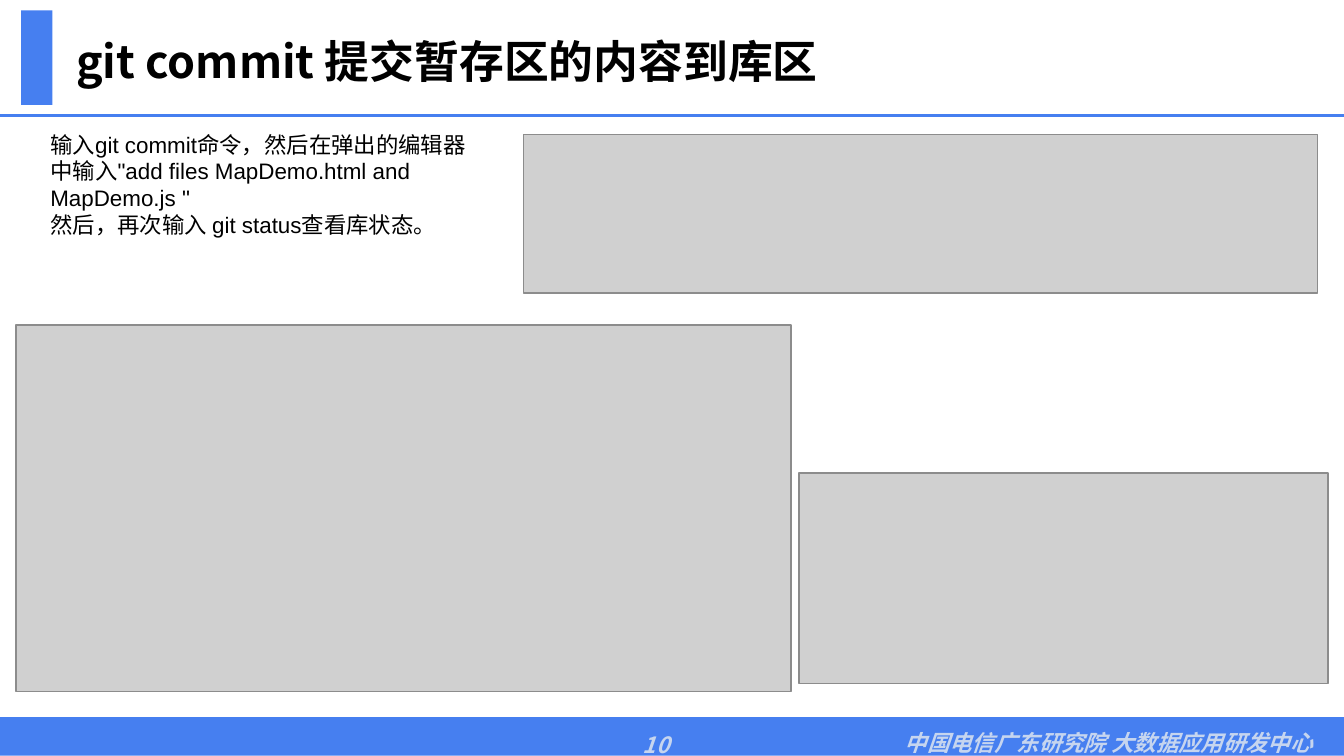
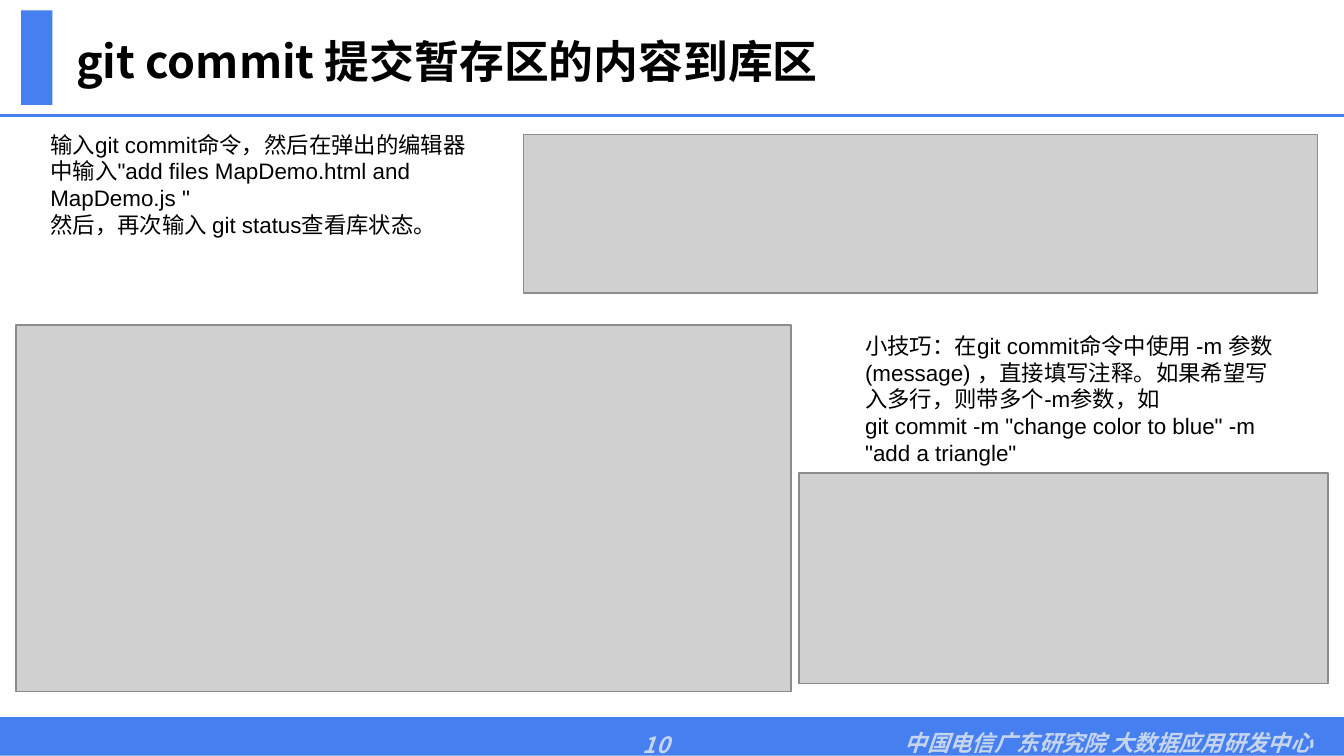
Before and after one commit to gaozhiheng/gitCourseUdacity, a slide deck: slide 10 of GitFundamental.ppt. Drawn at 1344x756 pixels with LibreOffice and Linux fonts; fonts in the diff are those of the drawing; grey boxes stand for pictures. Boxes give left, top, right and bottom in pixels: in the first picture for what was removed or moved away, otherwise in the second. Text is boxed around its words. In the diff, an @@ line names an element or a change of style, - is before the commit and + after.

```diff
--- a/GitFundamental.ppt
+++ b/GitFundamental.ppt
@@ text added at bbox=[865, 335, 1273, 466], 12 pt, text #000000 @@
+小技巧：在git commit命令中使用 -m 参数(message) ，直接填写注释。如果希望写入多行，则带多个-m参数，如
+git commit -m "change color to blue" -m "add a triangle"
```
Also in this commit, not shown: 1 other file.
